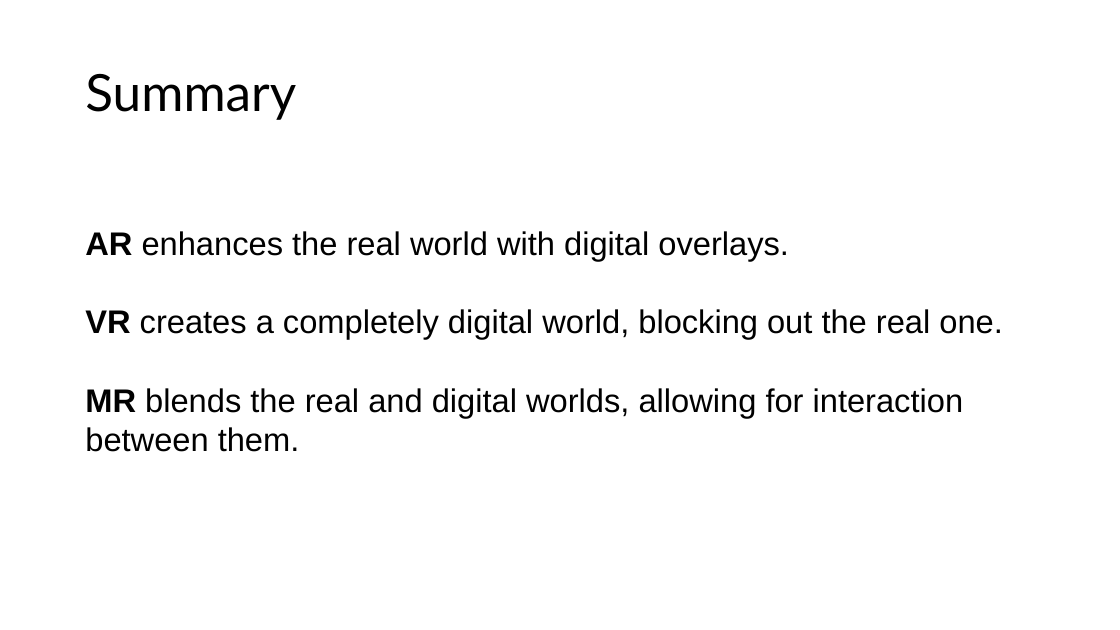
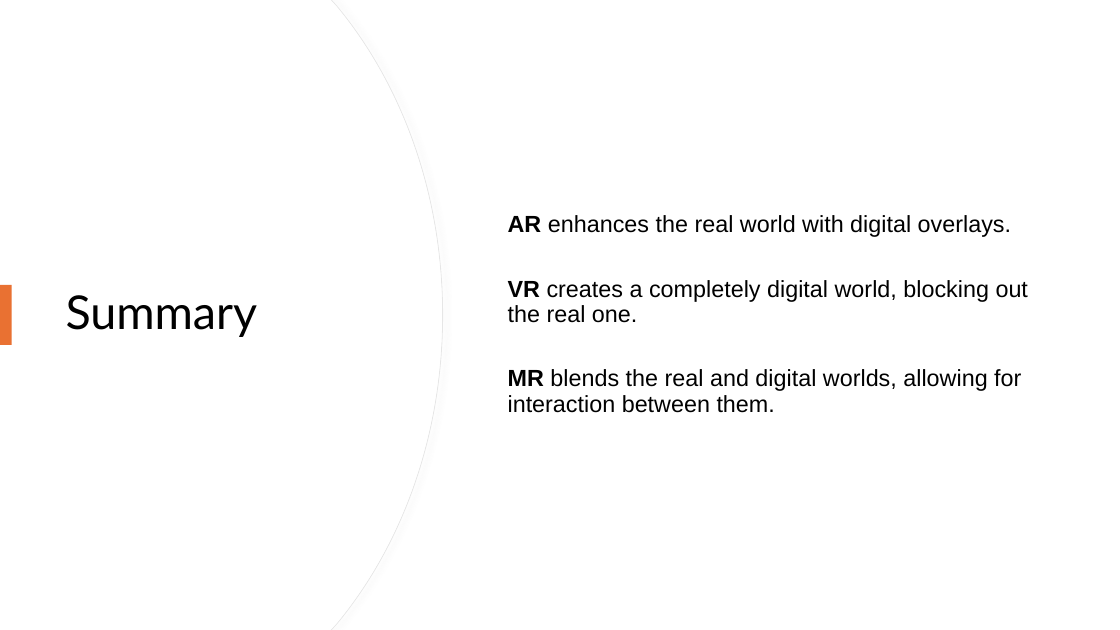
Before and after one commit to inamdarchaitanya/JPP_SIG_CP2, a slide deck: slide 11 of Documents/Introduction to Immersive Technologies.pptx (slide 9 before the commit). Drawn at 1120x630 pixels with LibreOffice and Linux fonts; fonts in the diff are those of the drawing. Boxes give left, top, right and bottom in pixels: in the first picture for what was removed or moved away, otherwise in the second. Text is boxed around its words. In the diff, an @@ line names an element or a change of style, - is before the commit and + after.

```diff
--- a/Documents/Introduction to Immersive Technologies.pptx
+++ b/Documents/Introduction to Immersive Technologies.pptx
@@ freeform shape added at (0,0,443,630), fill #FFFFFF, outline #E6E6E6 0.75 pt @@
@@ freeform shape added at (0,0,442,630), fill #FFFFFF @@
@@ text "AR enhances the real world ...": place and size @@
-text "AR enhances the real world ..." at (85,231,1003,452)
+text "AR enhances the real world ..." at (508,215,1028,413)
@@ text "AR enhances the real world ..." at (508,215,1028,413): size 28 to 20 pt; line spacing 1 to 0.9; more space between paragraphs @@
@@ title "Summary": place and size @@
-title "Summary" at (85,74,296,120)
+title "Summary" at (66,295,258,337)
@@ title "Summary" at (66,295,258,337): size 44 to 40 pt @@
@@ rectangle added at (0,285,12,345), fill #E97132 @@
```
Also in this commit, not shown: 7 other slides changed, 2 slides added.
